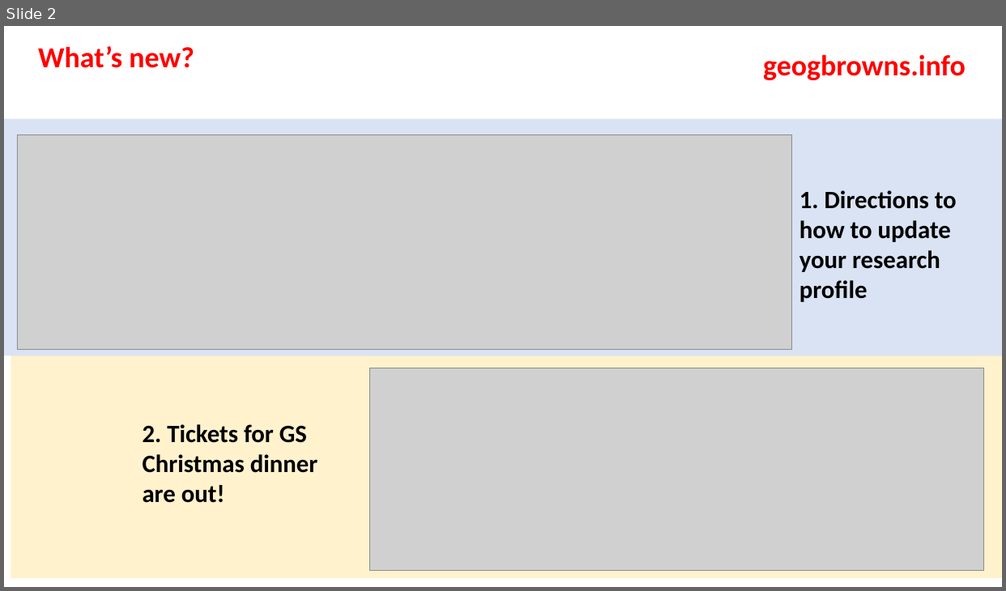
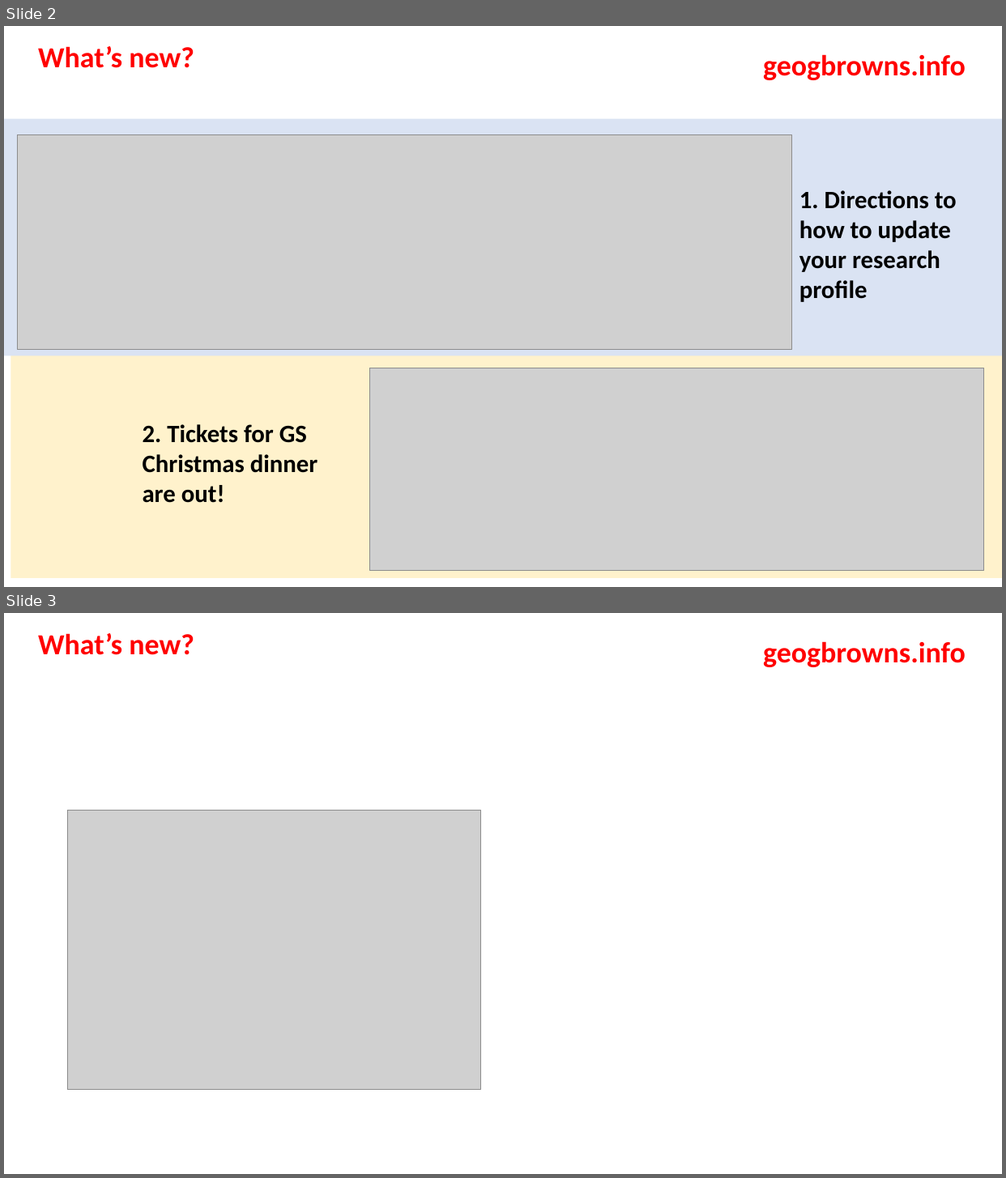
Before and after one commit to dmrom7/geogbrowns, a slide deck: news.pptx. Shown one above the other, each under a label of ours: slide 2 before the commit, slides 2 and 3 after it. The pictures are 1006x591 and 1006x1178 pixels, drawn with LibreOffice and Linux fonts; fonts in the diff are those of the drawing; grey boxes stand for pictures. Boxes give left, top, right and bottom in pixels: in the first picture for what was removed or moved away, otherwise in the second. Text is boxed around its words. In the diff, an @@ line names an element or a change of style, - is before the commit and + after.

```diff
--- a/news.pptx
+++ b/news.pptx
@@ slide 3 added at (x1=4, y1=613, x2=1002, y2=1174), background #FFFFFF @@
@@ text added at (x1=38, y1=633, x2=194, y2=655), 28 pt, text #FF0000, bold @@
+What’s new?
@@ text added at (x1=763, y1=641, x2=965, y2=667), 28 pt, text #FF0000, bold @@
+geogbrowns.info
@@ picture added at (x1=67, y1=811, x2=480, y2=1090) @@
```
Also in this commit, not shown: 1 other file.
